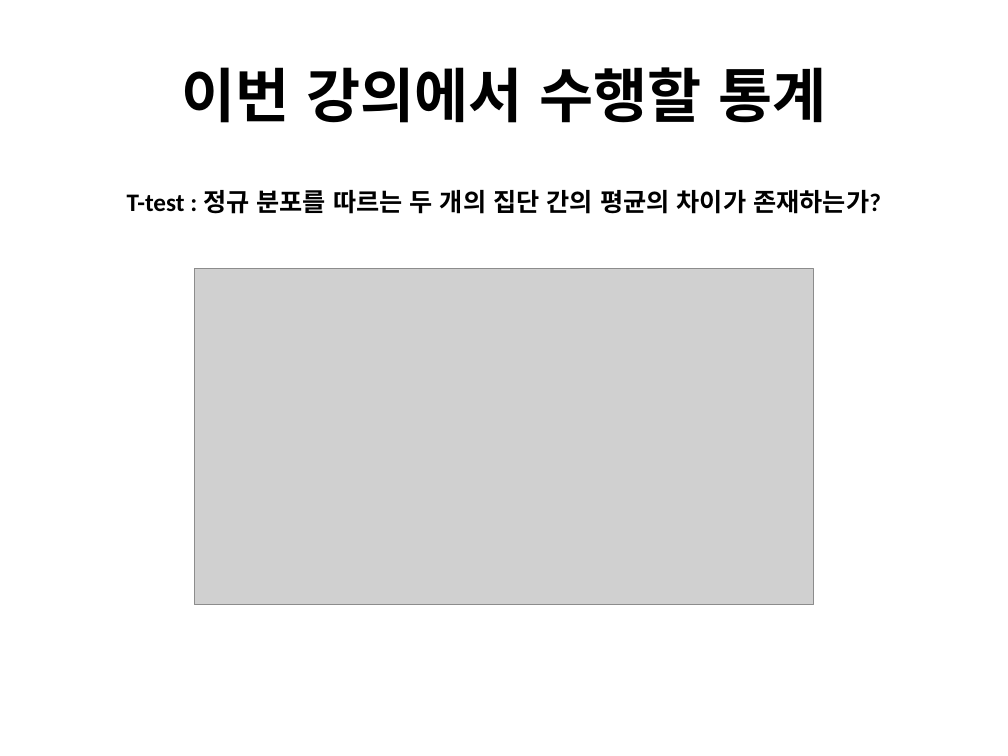
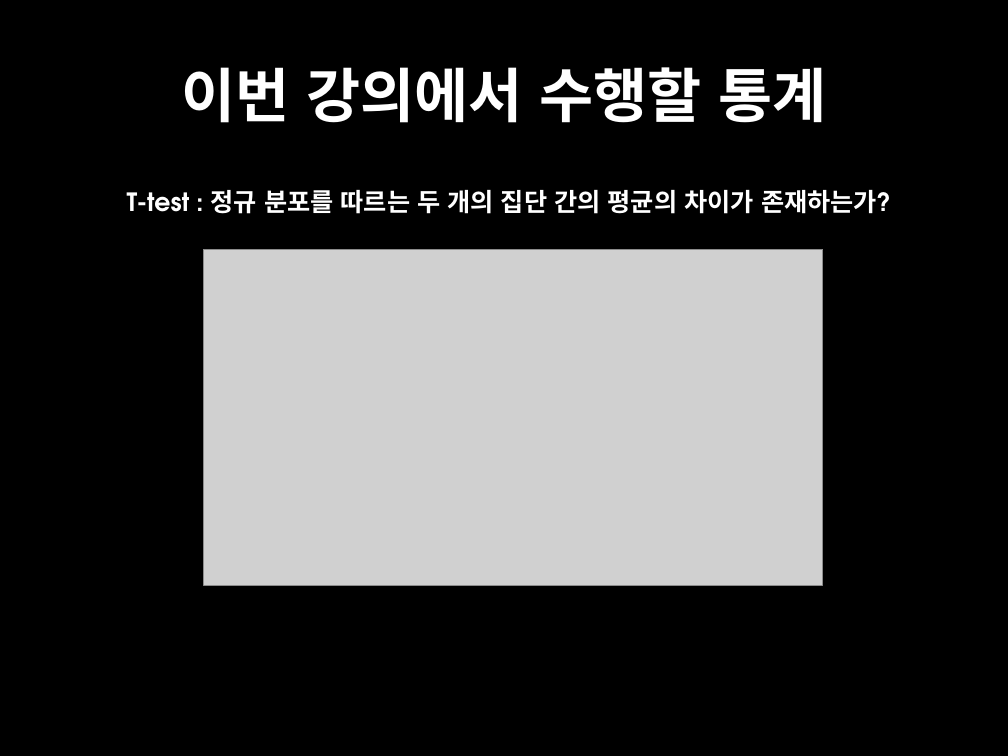
Before and after one commit to suknamgoong1970/CBNU-bioinformatics2021, a slide deck: slide 6 of Lecture8/Lect8.pptx. Drawn at 1008x756 pixels with LibreOffice and Linux fonts; fonts in the diff are those of the drawing; grey boxes stand for pictures. Boxes give left, top, right and bottom in pixels: in the first picture for what was removed or moved away, otherwise in the second. Text is boxed around its words. In the diff, an @@ line names an element or a change of style, - is before the commit and + after.

```diff
--- a/Lecture8/Lect8.pptx
+++ b/Lecture8/Lect8.pptx
@@ background #FFFFFF to #000000 @@
@@ text "이번 강의에서 수행할 통계" at box(182, 67, 826, 123): font Calibri to TeX Gyre Adventor, text colour #000000 to #FFFFFF @@
@@ text "T-test : 정규 분포를 따르는 ..." at box(127, 190, 891, 214): font Calibri to TeX Gyre Adventor, text colour #000000 to #FFFFFF @@
@@ picture: place and size @@
-picture at box(195, 269, 814, 605)
+picture at box(204, 249, 824, 585)
```
Also in this commit, not shown: 8 other slides changed, 18 slides added, 4 slides removed, 1 other file.
